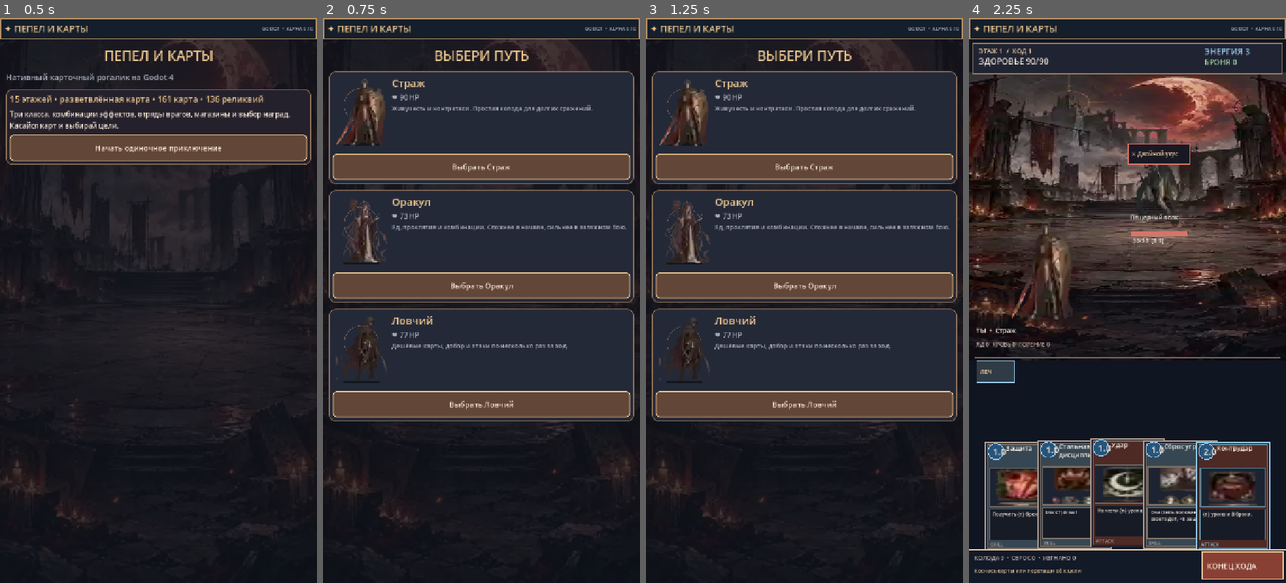
Above: before the commit, frames 1-4 (left to right).
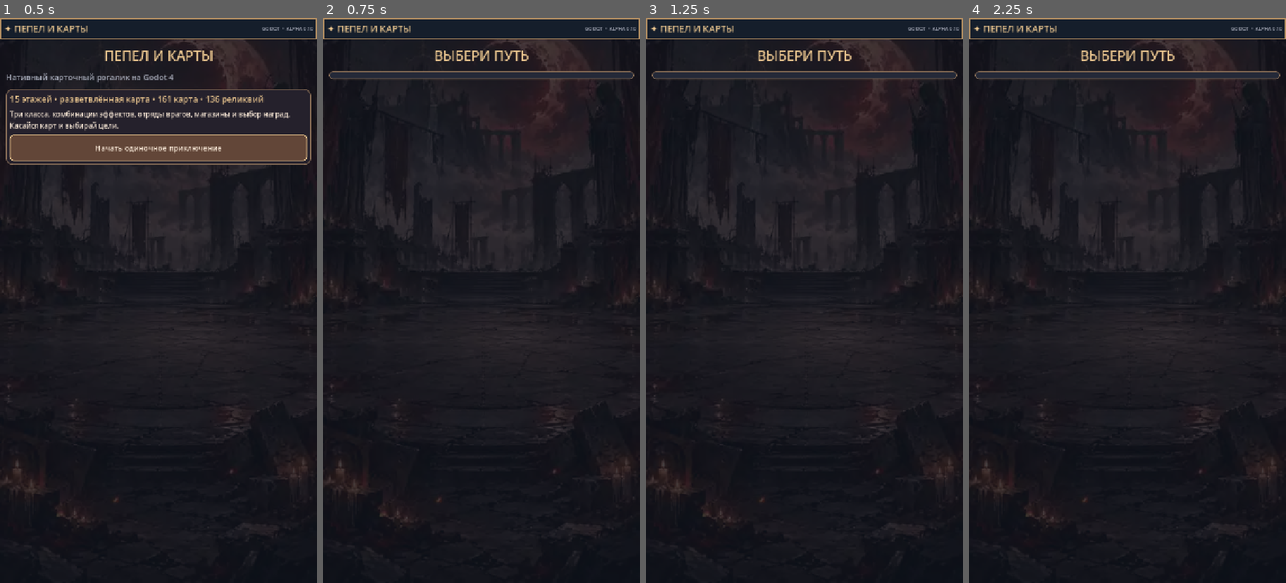
Above: after the commit, the same moments.

Repository: craftkot/Ddd
Game: Godot game, scene res://scenes/main.tscn
Same seed, same stepped clock (60 frames per second), same inputs: the game is played once before the commit and once after it.
Inputs (mouse positions are in pixels of both pictures, inside the frame that each line leads up to):
- Up to frame 1 (0.5 s): no input
- Up to frame 2 (0.75 s): click "Начать одиночное приключение" at 0.5 s
- Up to frame 3 (1.25 s): no input
- Up to frame 4 (2.25 s): click (1127, 164) at 1.25 s, where only the run before the commit has a clickable "Выбрать Страж"; click (1127, 142) at 2 s, where only the run before the commit has a clickable "⚔ Бой"

Frame 1 is identical in both runs. In frame 2, 30% of the frame differs, in the area x 1-99%, y 9-72%; in frame 3, 30%; in frame 4, 44%, in the area x 0-100%, y 3-100%.
Error after the commit: Parse Error: Could not preload resource script "res://scripts/pixel_forge.gd". (res://scripts/actor.gd:3)

Commit message:
pixelart: replace rescaled paintings with authored integer-grid pixel sprites

Diff:
--- a/godot-duel/scripts/actor.gd
+++ b/godot-duel/scripts/actor.gd
@@ -1,34 +1,29 @@
 extends Control
-## Painted portrait from original image-generated atlas; animated on the GPU.
-const ART = preload("res://scripts/painted_assets.gd")
-var kind: String = "guard"
-var seed: float = 0.0
-var hp_fraction: float = 1.0
-var walking: bool = true
+## Authored pixel-by-pixel 32x48 bitmap sprites, enlarged only by integer scales.
+const PX = preload("res://scripts/pixel_forge.gd")
+var kind:String="guard"
+var seed:float=0.0
+var hp_fraction:float=1.0
+var walking:bool=true
 
-func _ready() -> void:
- custom_minimum_size = Vector2(130,168)
+func _ready()->void:
+ custom_minimum_size=Vector2(132,192)
  mouse_filter=Control.MOUSE_FILTER_IGNORE
+ texture_filter=CanvasItem.TEXTURE_FILTER_NEAREST
  set_process(true)
- queue_redraw()
 
-func _process(delta: float) -> void:
+func _process(delta:float)->void:
  if walking:
   seed+=delta
   queue_redraw()
 
-func _draw() -> void:
- var w=size.x
- var h=size.y
- if w<4 or h<4:return
- var sx=w*.5
- var sw=minf(w*.91,h*.92)
- var sh=minf(h*.93,w*1.51)
- var bob=sin(seed*1.55)*2.5
- var center=Vector2(sx,h*.54+bob)
- draw_circle(center+Vector2(0,h*.04),minf(w*.30,h*.17),Color("#d77e5c",.07))
- draw_arc(center+Vector2(0,-h*.14),minf(w*.35,h*.23),0,TAU,70,Color("#b78b63",.42),1.4)
- draw_rect(Rect2(sx-w*.31,h*.91,w*.62,7),Color(0,0,0,.47),true)
- draw_texture_rect_region(ART.ATLAS,Rect2(sx-sw*.5,h*.48-sh*.5+bob,sw,sh),ART.character_region(kind),Color.WHITE)
- if hp_fraction<.55:
-  draw_arc(center,minf(w,h)*.46,PI*.1,PI*.91,22,Color("#a84848",.62),2.0)
+func _draw()->void:
+ if size.x<2 or size.y<2:return
+ var scale_factor=maxi(1,mini(int(size.x/32.0),int(size.y/48.0)))
+ var dims=Vector2(32*scale_factor,48*scale_factor)
+ var shift=roundi(sin(seed*2.0)*2.0)
+ var origin=Vector2(floor((size.x-dims.x)*.5),floor((size.y-dims.y)*.5)+shift)
+ draw_rect(Rect2(origin.x+scale_factor*7,origin.y+dims.y-4,scale_factor*18,3),Color("#0b1019",.7))
+ draw_texture_rect(PX.actor(kind),Rect2(origin,dims),false,Color.WHITE)
+ if hp_fraction<.3:
+  draw_rect(Rect2(origin.x,origin.y+3,dims.x,2),Color("#e16f6c",.67))
